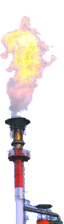
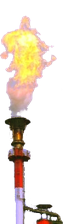
Revision of a layered 64×224 image; what changed, layer by layer:
painted on "Feuer" over <box>0,15,57,192</box>
painted on "Hintergrund" over <box>4,115,63,224</box>
